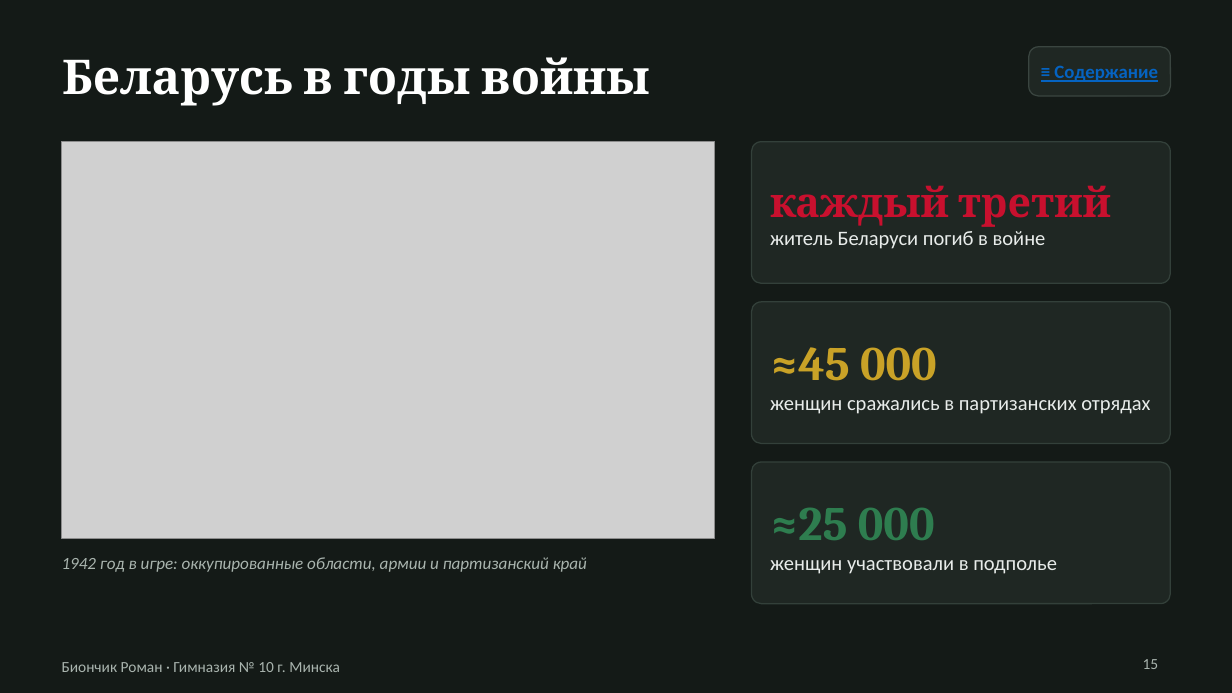
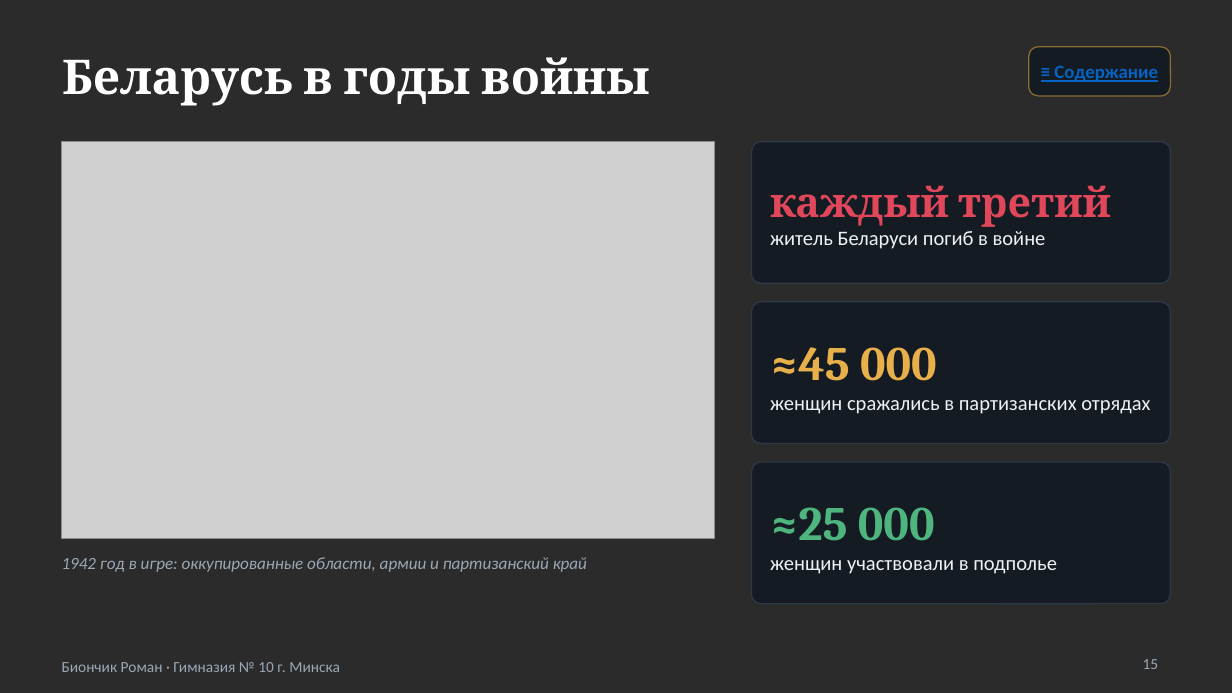
Before and after one commit to rteaminfo1-source/xy-, a slide deck: slide 15 of belarus-game/docs/Презентация - Судьба Республики Беларусь.pptx. Drawn at 1232x693 pixels with LibreOffice and Linux fonts; fonts in the diff are those of the drawing; grey boxes stand for pictures; background and template pictures are left out; a plain dark background stands for a picture behind light text. Boxes give left, top, right and bottom in pixels: in the first picture for what was removed or moved away, otherwise in the second. Text is boxed around its words. In the diff, an @@ line names an element or a change of style, - is before the commit and + after.

```diff
--- a/belarus-game/docs/Презентация - Судьба Республики Беларусь.pptx
+++ b/belarus-game/docs/Презентация - Судьба Республики Беларусь.pptx
@@ background #141A17 to picture (left out) @@
@@ rounded rectangle at [1029, 47, 1170, 96]: fill #1F2723 to #141B23; outline #3A4540 0.75 pt to #8A6D33 0.75 pt @@
@@ text "каждый третий" at [770, 185, 1111, 249]: text colour #C8102E to #E0475B in "каждый третий"; text colour #E8ECEA to #EEF1F4 in "житель Беларуси погиб в войне" @@
@@ text "≈45 000" at [770, 347, 1150, 414]: text colour #C9A227 to #E8B04B in "≈45 000"; text colour #E8ECEA to #EEF1F4 in "женщин сражались в партизанских отрядах" @@
@@ fill #1F2723 to #141B23; outline #33403A 0.75 pt to #2C3946 0.75 pt in 3 elements at [752, 142, 1170, 283], [752, 302, 1170, 444], [752, 462, 1170, 604] @@
@@ text "≈25 000" at [770, 507, 1057, 574]: text colour #2E7D4F to #4FB57E in "≈25 000"; text colour #E8ECEA to #EEF1F4 in "женщин участвовали в подполье" @@
@@ text colour #A9B4AE to #9AA8B6 in 3 elements at [62, 557, 587, 572], [1143, 659, 1159, 669], [62, 662, 340, 672] @@
```
Also in this commit, not shown: 21 other slides changed, 2 other files.
